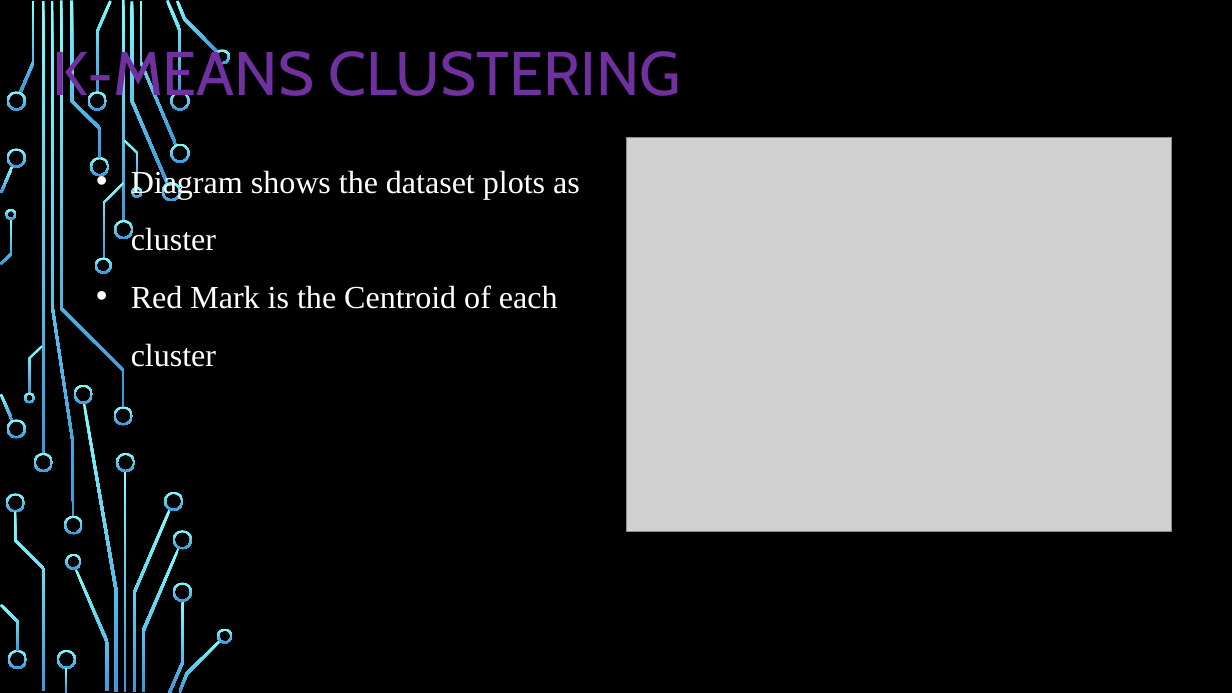
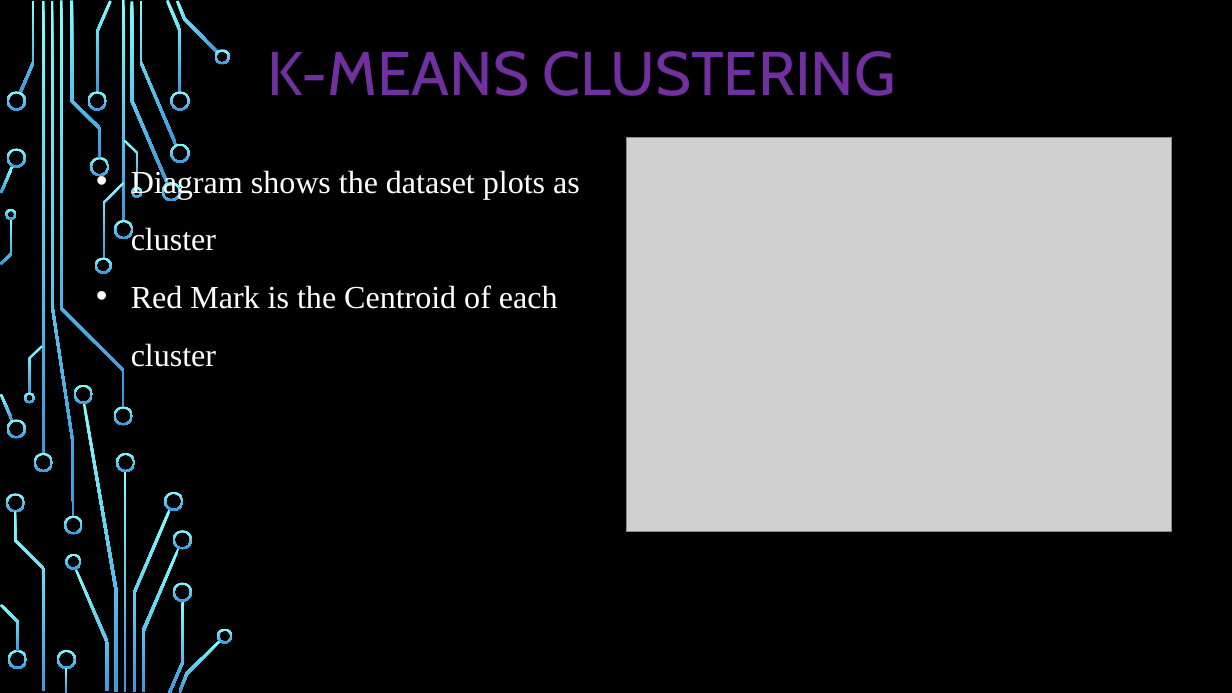
Before and after one commit to TamilselviAI/MachineLearning, a slide deck: slide 6 of Week 4.2 ML-Clustering/Machine Learning - Clustering.pptx. Drawn at 1232x693 pixels with LibreOffice and Linux fonts; fonts in the diff are those of the drawing; grey boxes stand for pictures; background and template pictures are left out. Boxes give left, top, right and bottom in pixels: in the first picture for what was removed or moved away, otherwise in the second. Text is boxed around its words. In the diff, an @@ line names an element or a change of style, - is before the commit and + after.

```diff
--- a/Week 4.2 ML-Clustering/Machine Learning - Clustering.pptx
+++ b/Week 4.2 ML-Clustering/Machine Learning - Clustering.pptx
@@ title "K-MEANS CLUSTERING" rewrapped from [52,43,681,109] to [267,51,896,96] @@
```
Also in this commit, not shown: 2 other slides changed, 21 slides added.
